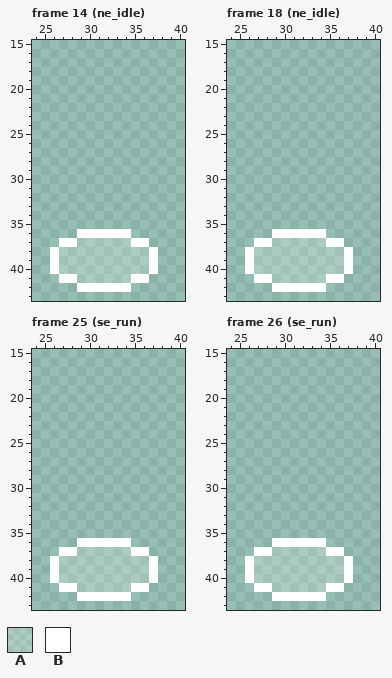
Two states of a pixel-art file, Assets/Sprites/Enemy/Skeleton.aseprite. Above is the file before it was changed.
64x64 pixels, 80 frames. Shown: frame 14 (ne_idle): x 24..40, y 15..43; frame 18 (ne_idle): x 24..40, y 15..43; frame 25 (se_run): x 24..40, y 15..43; frame 26 (se_run): x 24..40, y 15..43. The commit also changed other frames, which this record leaves out.
Palette (. is transparent): A #ffffff33  B #ffffff
Pixels before, frame 14 (ne_idle), first column x 26:
36 ...BBBBBB...
37 .BBAAAAAABB.
38 BAAAAAAAAAAB
39 BAAAAAAAAAAB
40 BAAAAAAAAAAB
41 .BBAAAAAABB.
42 ...BBBBBB...
Pixels before, frame 18 (ne_idle), first column x 26:
36 ...BBBBBB...
37 .BBAAAAAABB.
38 BAAAAAAAAAAB
39 BAAAAAAAAAAB
40 BAAAAAAAAAAB
41 .BBAAAAAABB.
42 ...BBBBBB...
Pixels before, frame 25 (se_run), first column x 26:
36 ...BBBBBB...
37 .BBAAAAAABB.
38 BAAAAAAAAAAB
39 BAAAAAAAAAAB
40 BAAAAAAAAAAB
41 .BBAAAAAABB.
42 ...BBBBBB...
Pixels before, frame 26 (se_run), first column x 26:
36 ...BBBBBB...
37 .BBAAAAAABB.
38 BAAAAAAAAAAB
39 BAAAAAAAAAAB
40 BAAAAAAAAAAB
41 .BBAAAAAABB.
42 ...BBBBBB...
Now the later version:
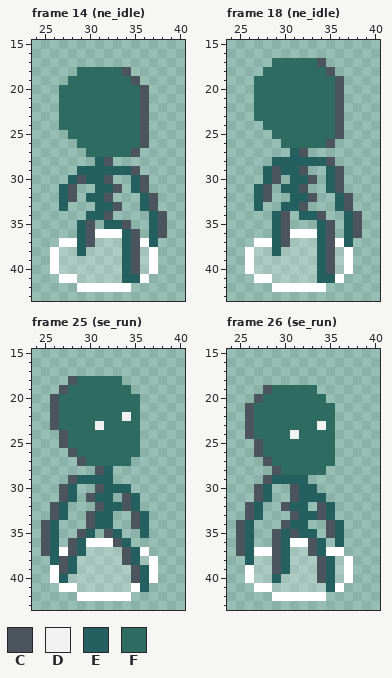
Colours new in this view: C #4c545e  D #f1f1f1  E #24605f  F #2e6b60
What changed:
layer "Body" now shown
layer "Head" now shown
Frame 14 (ne_idle), layers "Head", "Body":
y 18: x 29..34 ...... -> FFFFFC
y 19: x 28..35 ........ -> FFFFFFFC
y 20..24: x 27..36 .......... -> FFFFFFFFFC
y 25: x 28..36 ......... -> FFFFFFFFC
y 26: x 29..36 ........ -> FFFFFFFC
y 27: x 30..35 ...... -> FFFFFC
y 28: x 31..32 .. -> EC
y 29: x 29..35 ....... -> EEEEEEC
y 30: x 28..32 ..... -> ECEEC; x 35..36 .. -> EC
y 31: x 27..28 .. -> EC; x 31..33 ... -> EEC; x 35..36 .. -> EC
y 32: x 27..28 .. -> EC; x 30..32 ... -> EEC; x 36..37 .. -> EC
y 33: x 27 . -> E; x 31..33 ... -> EEC; x 36..37 .. -> EC
y 34: x 30..32 ... -> EEC; x 37..38 .. -> EC
y 35: x 29..30 .. -> EC; x 32..34 ... -> EEC; x 37..38 .. -> EC
y 36: x 29..30 BB -> EC; x 34..35 B. -> EC; x 37..38 .. -> EC
y 37: x 29..30 AA -> EC; x 34..35 AB -> EC; x 37 . -> E
y 38: x 29 A -> E; x 34..35 AA -> EC
y 39..40: x 34..35 AA -> EC
y 41: x 34..35 AB -> EE
Frame 18 (ne_idle), layers "Head", "Body":
y 17: x 29..34 ...... -> FFFFFC
y 18: x 28..35 ........ -> FFFFFFFC
y 19..23: x 27..36 .......... -> FFFFFFFFFC
y 24: x 28..36 ......... -> FFFFFFFFC
y 25: x 29..36 ........ -> FFFFFFFC
y 26: x 30..35 ...... -> FFFFFC
y 27: x 31..32 .. -> EC
y 28: x 29..35 ....... -> EEEEEEC
y 29: x 28..32 ..... -> ECEEC; x 35..36 .. -> EC
y 30: x 28..29 .. -> EC; x 31..33 ... -> EEC; x 35..36 .. -> EC
y 31: x 27..28 .. -> EC; x 30..32 ... -> EEC; x 35..36 .. -> EC
y 32: x 27..28 .. -> EC; x 31..33 ... -> EEC; x 36..37 .. -> EC
y 33: x 27 . -> E; x 30..32 ... -> EEC; x 36..37 .. -> EC
y 34: x 29..30 .. -> EC; x 32..34 ... -> EEC; x 37..38 .. -> EC
y 35: x 29..30 .. -> EC; x 34..35 .. -> EC; x 37..38 .. -> EC
y 36: x 29..30 BB -> EC; x 34..35 B. -> EC; x 37..38 .. -> EC
y 37: x 29..30 AA -> EC; x 34..35 AB -> EC; x 37 . -> E
y 38: x 29 A -> E; x 34..35 AA -> EC
y 39..40: x 34..35 AA -> EC
y 41: x 34..35 AB -> EE
Frame 25 (se_run), layers "Head", "Body":
y 18: x 28..33 ...... -> CFFFFF
y 19: x 27..34 ........ -> CFFFFFFF
y 20..21: x 26..35 .......... -> CFFFFFFFFF
y 22: x 26..35 .......... -> CFFFFFFFDF
y 23: x 26..35 .......... -> CFFFFDFFFF
y 24..25: x 27..35 ......... -> CFFFFFFFF
y 26: x 28..35 ........ -> CFFFFFFF
y 27: x 29..34 ...... -> CFFFFF
y 28: x 31..32 .. -> CE
y 29: x 28..32 ..... -> CEEEE
y 30: x 27..28 .. -> CE; x 31..34 .... -> CEEE
y 31: x 27..28 .. -> CE; x 30..32 ... -> CEE; x 34..35 .. -> CE
y 32: x 26..27 .. -> CE; x 31..35 ..... -> CEECE
y 33: x 26..27 .. -> CE; x 30..32 ... -> CEE; x 35..36 .. -> CE
y 34: x 25..26 .. -> CE; x 30..32 ... -> CEE; x 35..36 .. -> CE
y 35: x 25..26 .. -> CE; x 29..30 .. -> CE; x 32..33 .. -> CE; x 36 . -> E
y 36: x 25..26 .. -> CE; x 28..29 .B -> CE; x 33..34 BB -> CE
y 37: x 25..26 .. -> CE; x 28..29 BA -> CE; x 34..35 AB -> CE
y 38: x 26..28 BAA -> ECE; x 34..35 AA -> CE
y 39: x 27..28 AA -> CE; x 35..36 AA -> CE
y 40: x 27 A -> E; x 35..36 AA -> CE
y 41: x 36 B -> E
Frame 26 (se_run), layers "Head", "Body":
y 19: x 28..33 ...... -> CFFFFF
y 20: x 27..34 ........ -> CFFFFFFF
y 21..22: x 26..35 .......... -> CFFFFFFFFF
y 23: x 26..35 .......... -> CFFFFFFFDF
y 24: x 26..35 .......... -> CFFFFDFFFF
y 25..26: x 27..35 ......... -> CFFFFFFFF
y 27: x 28..35 ........ -> CFFFFFFF
y 28: x 29..34 ...... -> CFFFFF
y 29: x 28..32 ..... -> CEEEE
y 30: x 27..28 .. -> CE; x 31..33 ... -> CEE
y 31: x 27..28 .. -> CE; x 31..34 .... -> CEEE
y 32: x 26..27 .. -> CE; x 30..32 ... -> CEE; x 34..35 .. -> CE
y 33: x 26..27 .. -> CE; x 31..35 ..... -> CEECE
y 34: x 25..26 .. -> CE; x 30..32 ... -> CEE; x 35..36 .. -> CE
y 35: x 25..26 .. -> CE; x 29..33 ..... -> CECEE; x 35..36 .. -> CE
y 36: x 25..26 .. -> CE; x 29..30 BB -> CE; x 33..34 BB -> CE; x 36 . -> E
y 37: x 25..26 .. -> CE; x 29..30 AA -> CE; x 33..34 AA -> CE
y 38: x 26 B -> E; x 29..30 AA -> CE; x 34..35 AA -> CE
y 39: x 29..30 AA -> CE; x 34..35 AA -> CE
y 40: x 29 A -> E; x 34..35 AA -> CE
y 41: x 35 B -> E
Changed places in both pictures, as pixel boxes (x1, y1, x2, y2):
changed: (59, 67, 167, 283)
changed: (254, 58, 362, 283)
changed: (41, 376, 149, 592)
changed: (236, 385, 344, 592)
